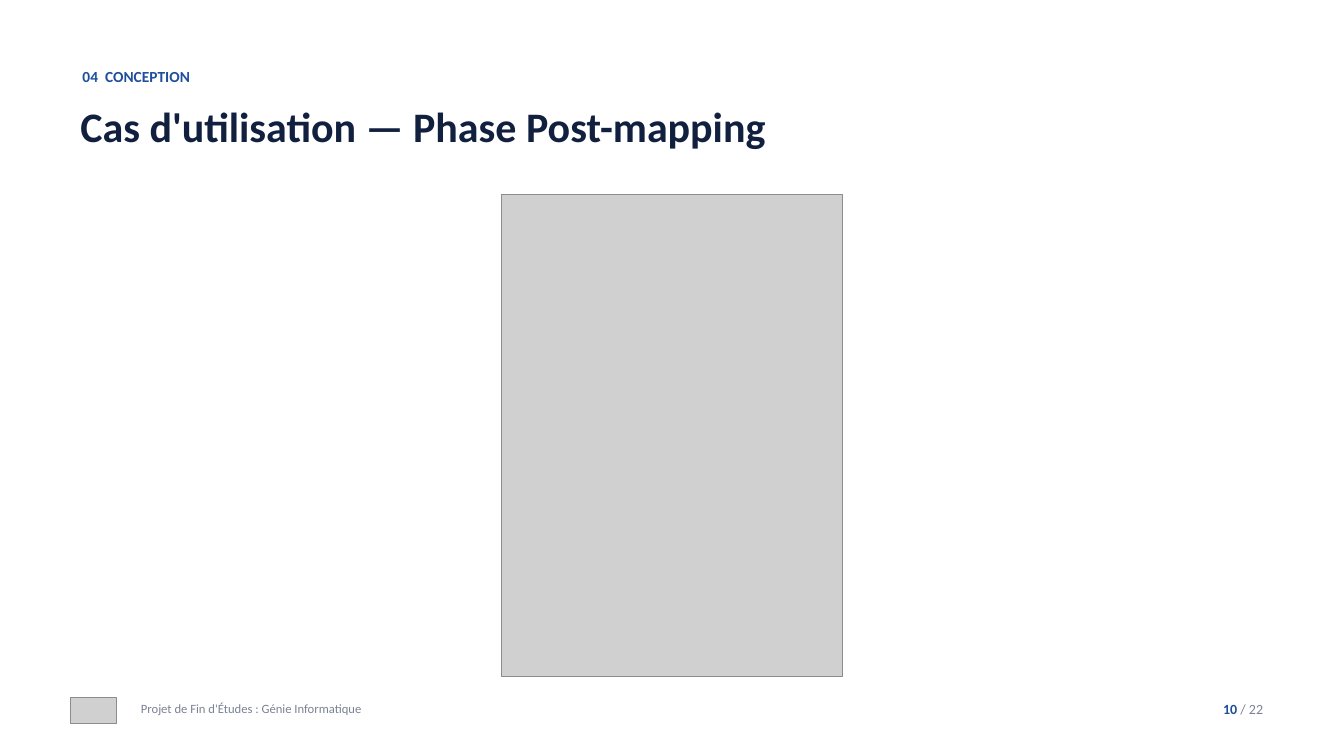
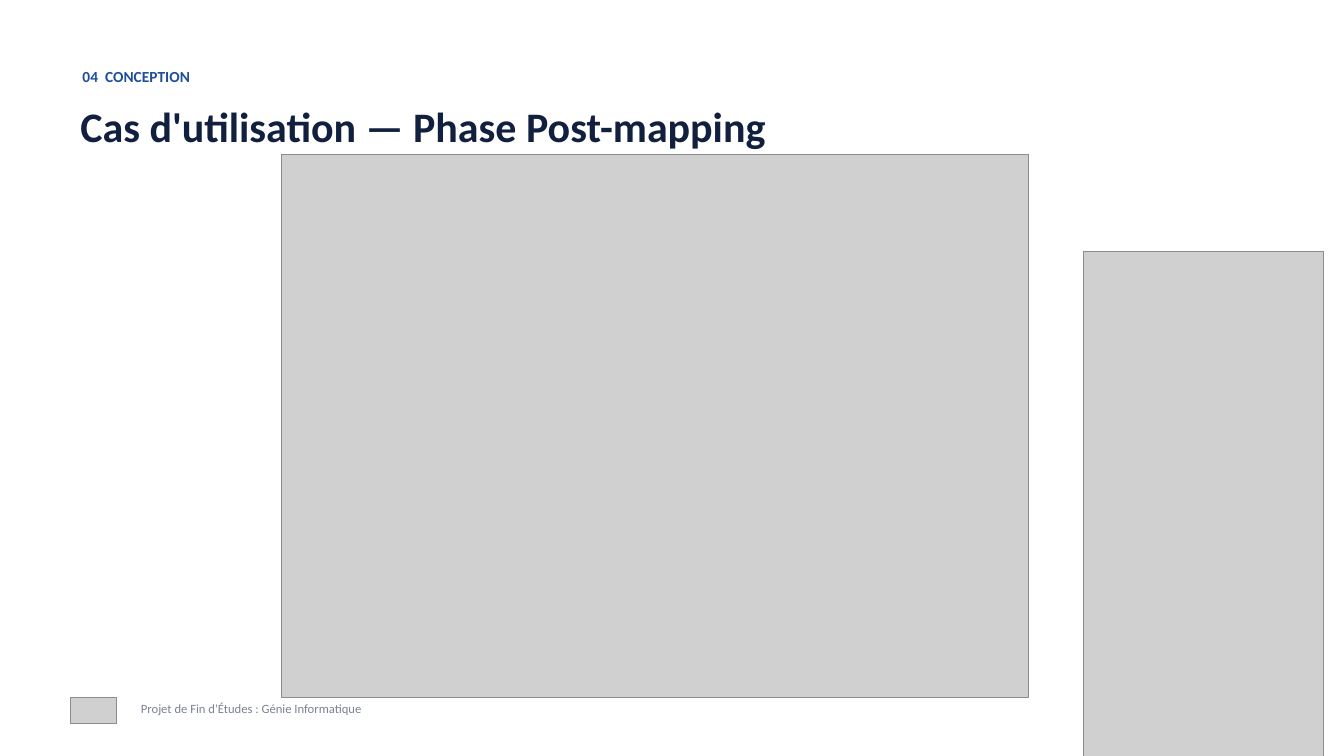
Before and after one commit to tahaghailan21-max/presentation-pfe, a slide deck: slide 10 of Presentation_PFE_TahaGHAILAN_v2.pptx. Drawn at 1344x756 pixels with LibreOffice and Linux fonts; fonts in the diff are those of the drawing; grey boxes stand for pictures. Boxes give left, top, right and bottom in pixels: in the first picture for what was removed or moved away, otherwise in the second. Text is boxed around its words. In the diff, an @@ line names an element or a change of style, - is before the commit and + after.

```diff
--- a/Presentation_PFE_TahaGHAILAN_v2.pptx
+++ b/Presentation_PFE_TahaGHAILAN_v2.pptx
@@ picture added at <box>281,155,1029,698</box> @@
@@ picture removed at <box>501,194,843,677</box> @@
@@ picture added at <box>1084,252,1324,756</box> @@
@@ text removed at <box>1223,705,1263,714</box> @@
-10 / 22
```
Also in this commit, not shown: 14 other slides changed.
